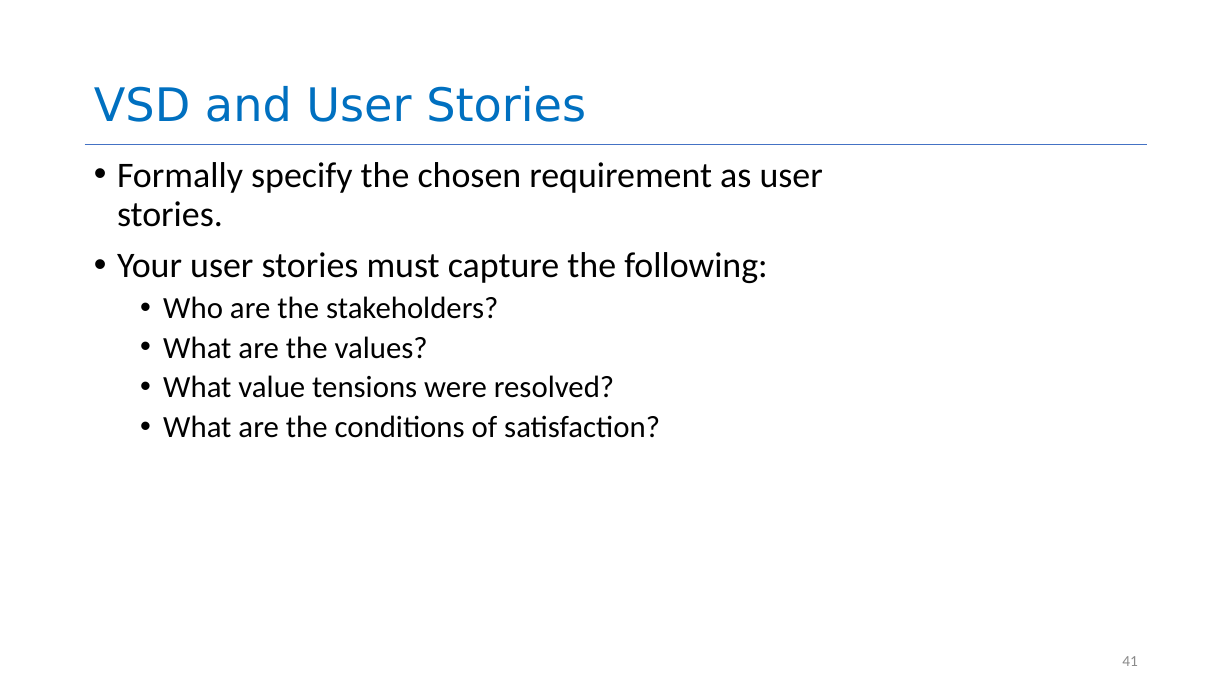
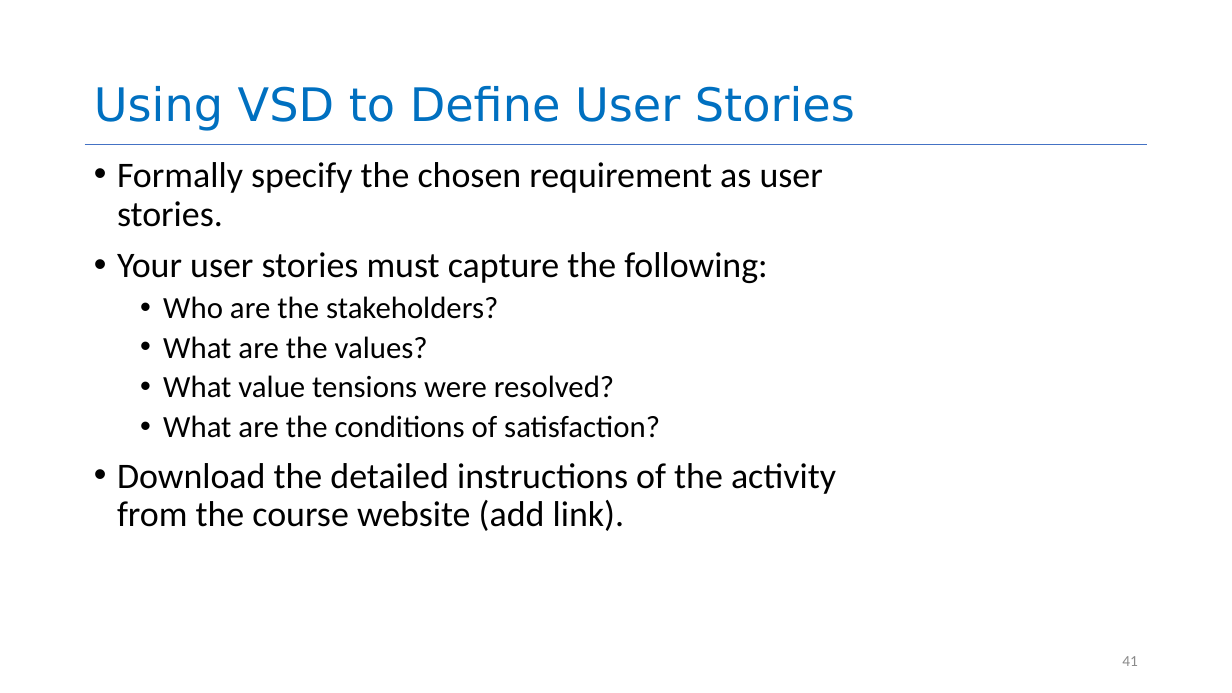
Before and after one commit to yashburshe/CS4530-Fall-2025, a slide deck: slide 41 of Slides/Module 01.2 Requirements Gathering.pptx. Drawn at 1232x693 pixels with LibreOffice and Linux fonts; fonts in the diff are those of the drawing. Boxes give left, top, right and bottom in pixels: in the first picture for what was removed or moved away, otherwise in the second. Text is boxed around its words. In the diff, an @@ line names an element or a change of style, - is before the commit and + after.

```diff
--- a/Slides/Module 01.2 Requirements Gathering.pptx
+++ b/Slides/Module 01.2 Requirements Gathering.pptx
@@ title at (94, 86, 855, 131): text changed @@
-VSD and User Stories
+Using VSD to Define User Stories
@@ text at (117, 463, 836, 531): paragraph added @@
+• Download the detailed instructions of the activity from the course website (add link).
```
Also in this commit, not shown: 6 other slides changed, 3 other files.
